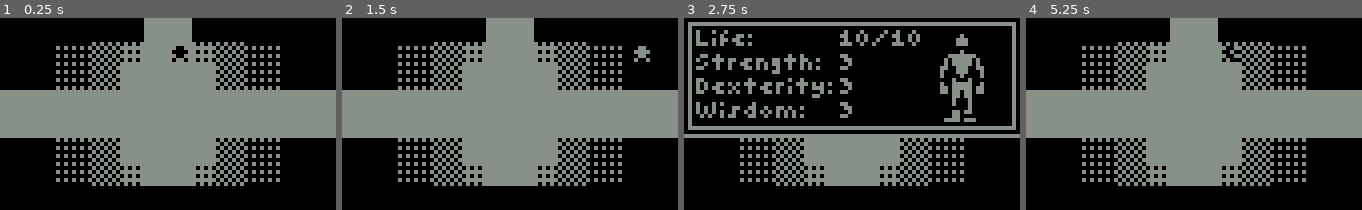
Above: before the commit, frames 1-4 (left to right).
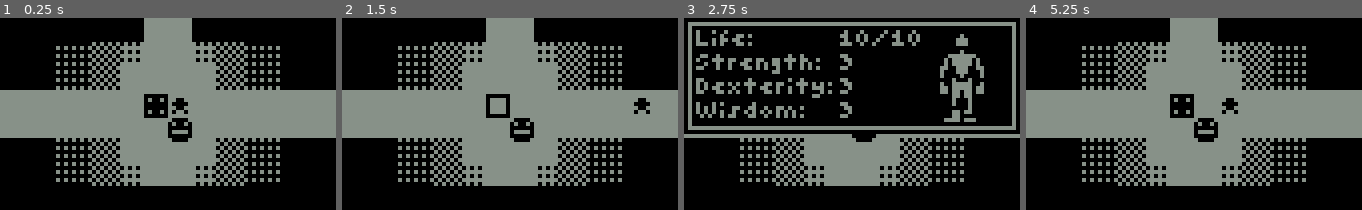
Above: after the commit, the same moments.

Repository: kiwijuice56/nokia-3310-rpg
Game: Godot game, scene res://main/main.tscn
The game is run twice, just before and just after one commit, with the same random seed, the same clock (stepped at 60 frames per second) and the same inputs.
Inputs:
- Up to frame 1 (0.25 s): no input
- Up to frame 2 (1.5 s): tap Enter (ui_accept) at 0.5, 0.77 s; hold Right (ui_right) 0.53-1.28 s; tap Z (accept) at 0.6 s; hold X (back) from 1.28 s (still down); tap V (item) at 1.35 s
- Up to frame 3 (2.75 s): tap Enter (ui_accept) at 1.52 s; release X (back) at 2.03 s; hold Right (ui_right) from 2.03 s (still down); hold C (stats) from 2.03 s (still down)
- Up to frame 4 (5.25 s): tap Enter (ui_accept) at 2.75, 3.02, 3.77, 4.25, 4.52 s; release Right (ui_right) at 2.78 s; release C (stats) at 2.78 s; hold Up (ui_up) 2.78-3.53 s; tap Z (accept) at 2.85, 3.5, 5.1 s; hold V (item) 3.53-4.28 s; hold Left (ui_left) 3.53-5.03 s; tap C (stats) at 4.35 s; hold X (back) from 5.03 s (still down)

The runs differ from the first frame. In frame 1, 1.9% of the frame differs, in the area x 42-58%, y 14-65%; in frame 2, 1.6%; in frame 3, 0.2%; in frame 4, 1.9%.

Commit message:
Updated map

Diff:
--- a/main/audio/audio_manager.gd
+++ b/main/audio/audio_manager.gd
@@ -13,6 +13,7 @@
 	sounds["mundane_mystery"] = preload("res://main/audio/music/mundane_mystery.wav")
 	sounds["haunt"] = preload("res://main/audio/music/haunt.wav")
 	sounds["great_fight"] = preload("res://main/audio/music/great_fight.wav")
+	sounds["battle"] = preload("res://main/audio/music/battle.wav")
 	loaded = true
 
 func play_sound(sound: String, priority: int, volume: float = 0):
--- a/main/dungeon/dungeon.gd
+++ b/main/dungeon/dungeon.gd
@@ -11,7 +11,6 @@
 func update_screen(new_screen: Vector2) -> void:
 	var index: int = screen.x + 12 * screen.y
 	var new_index: int = new_screen.x + 12 * new_screen.y
-	print(music[index], " ", music[new_index])
 	if not music[index] == music[new_index]:
 		AudioManager.stop_sound(music[index])
 		if len(music[new_index]) > 0:
--- a/main/dungeon/dungeon.tscn
+++ b/main/dungeon/dungeon.tscn
@@ -1,8 +1,10 @@
-[gd_scene load_steps=6 format=3 uid="uid://oah07b5k8nlo"]
+[gd_scene load_steps=8 format=3 uid="uid://oah07b5k8nlo"]
 
 [ext_resource type="Script" path="res://main/dungeon/dungeon.gd" id="1_2mj4t"]
 [ext_resource type="Texture2D" uid="uid://d2yuqetc4xpj1" path="res://main/dungeon/pair_block.png" id="2_b01mh"]
 [ext_resource type="Texture2D" uid="uid://38edw4c1vwdb" path="res://main/dungeon/map.png" id="2_o8cc2"]
+[ext_resource type="PackedScene" uid="uid://bvcd6t3857t" path="res://main/dungeon/interactable/health_machine/health_machine.tscn" id="3_h7vba"]
+[ext_resource type="PackedScene" uid="uid://cbqendapl42e2" path="res://main/dungeon/interactable/shop/shop.tscn" id="4_y658e"]
 
 [sub_resource type="TileSetAtlasSource" id="TileSetAtlasSource_xabgt"]
 texture = ExtResource("2_b01mh")
@@ -23,7 +25,7 @@
 
 [node name="Dungeon" type="Node2D"]
 script = ExtResource("1_2mj4t")
-music = Array[String](["", "", "", "", "", "", "", "", "", " …(476 unchanged characters)… ", "", "", "", "", "", "", "", "", "", "great_fight", "haunt", "", "", "", ""])
+music = Array[String](["", "", "", "", "", "", "", "", "", " …(476 unchanged characters)… ", "", "", "", "", "", "", "", "", "", "battle", "haunt", "", "", "", ""])
 
 [node name="Floor" type="Sprite2D" parent="."]
 texture = ExtResource("2_o8cc2")
@@ -33,3 +35,15 @@
 tile_set = SubResource("TileSet_fh817")
 collision_visibility_mode = 1
 format = 2
+
+[node name="HealthMachine" parent="." instance=ExtResource("3_h7vba")]
+position = Vector2(543, 550)
+
+[node name="HealthMachine2" parent="." instance=ExtResource("3_h7vba")]
+position = Vector2(711, 273)
+
+[node name="Shop" parent="." instance=ExtResource("4_y658e")]
+position = Vector2(549, 556)
+
+[node name="Shop2" parent="." instance=ExtResource("4_y658e")]
+position = Vector2(159, 507)
--- a/main/main.tscn
+++ b/main/main.tscn
@@ -63,7 +63,7 @@
 
 [node name="Player" type="Sprite2D" parent="."]
 material = SubResource("ShaderMaterial_o3yem")
-position = Vector2(549, 537)
+position = Vector2(549, 550)
 texture = ExtResource("2_ohveo")
 hframes = 2
 script = ExtResource("3_adq4t")
Binary file changed: main/dungeon/map.png
